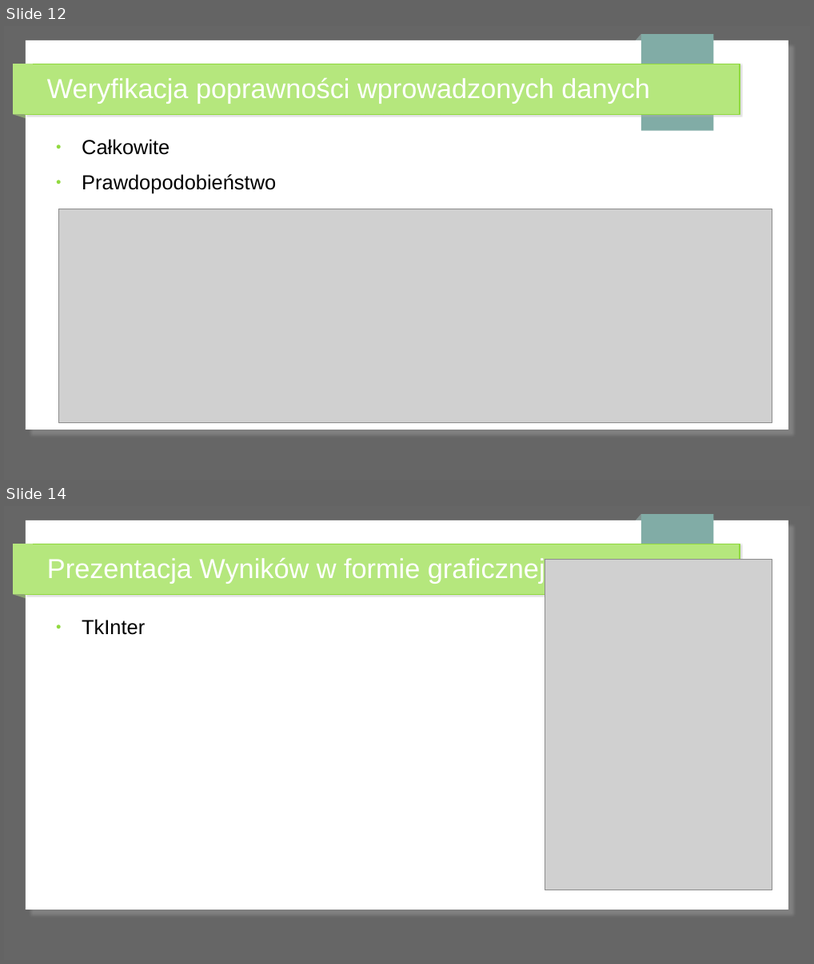
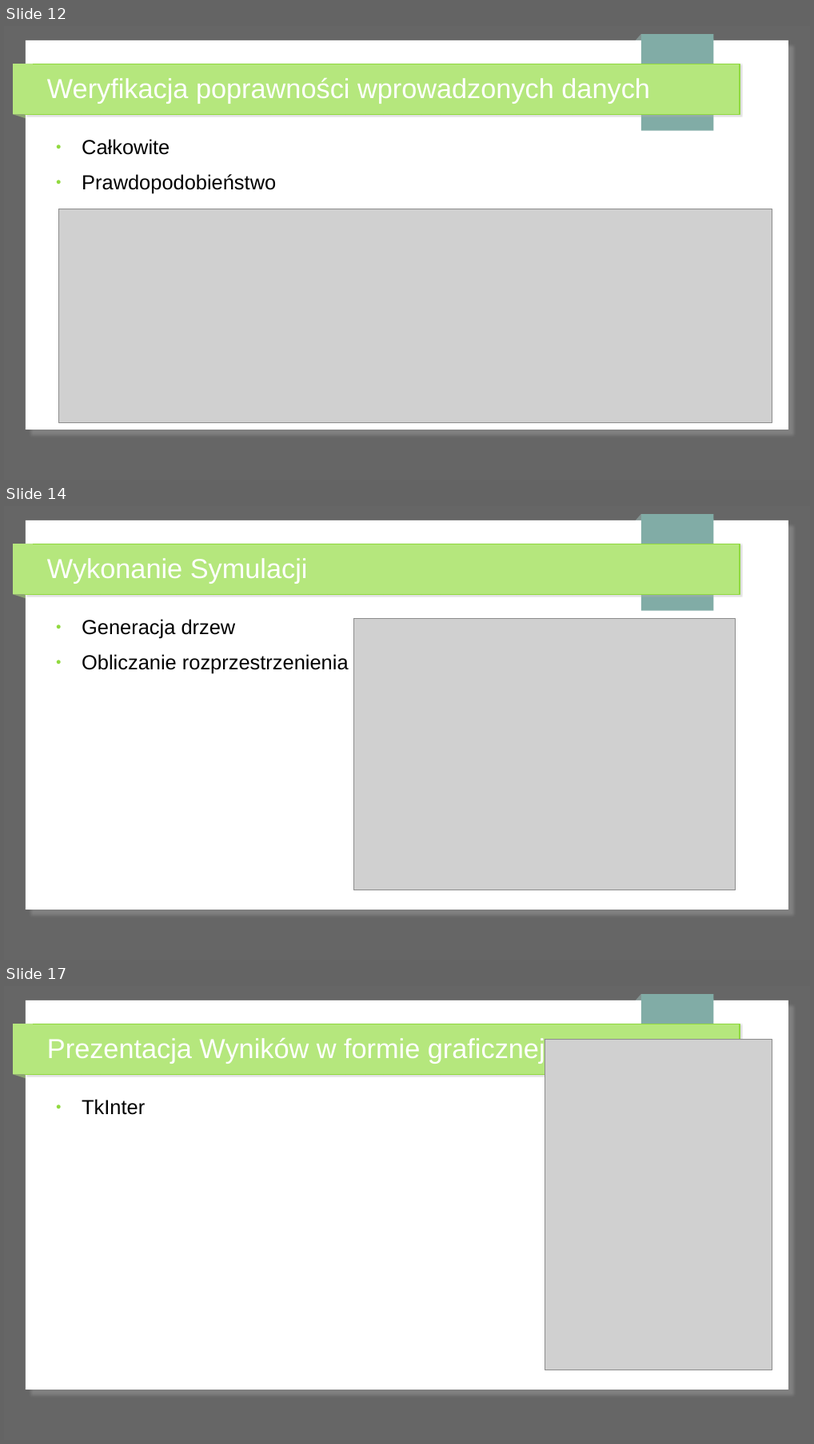
Before and after one commit to Kac-S/symulacja_pozaru_lasu, a slide deck: prezentacja_las.odp. Shown one above the other, each under a label of ours: slides 12 and 14 before the commit, slides 12, 14 and 17 after it; the slides between them are not shown. The pictures are 814x964 and 814x1444 pixels, drawn with LibreOffice and Linux fonts; fonts in the diff are those of the drawing; grey boxes stand for pictures. Boxes give left, top, right and bottom in pixels: in the first picture for what was removed or moved away, otherwise in the second. Text is boxed around its words. In the diff, an @@ line names an element or a change of style, - is before the commit and + after.

```diff
--- a/prezentacja_las.odp
+++ b/prezentacja_las.odp
@@ slide 14 added at (4,506,810,960), background #666666; not listed: 7 template elements that a slide beside it also shows @@
@@ title added at (47,558,308,583), 27 pt, text #FFFFFF @@
+Wykonanie Symulacji
@@ text added at (82,619,349,673), 20 pt, text #000000 @@
+● Generacja drzew
+● Obliczanie rozprzestrzenienia
@@ picture added at (354,619,736,890) @@
@@ what was slide 14 is now slide 17 @@
```
Also in this commit, not shown: 1 slide changed, 2 other slides added, 3 other files.
